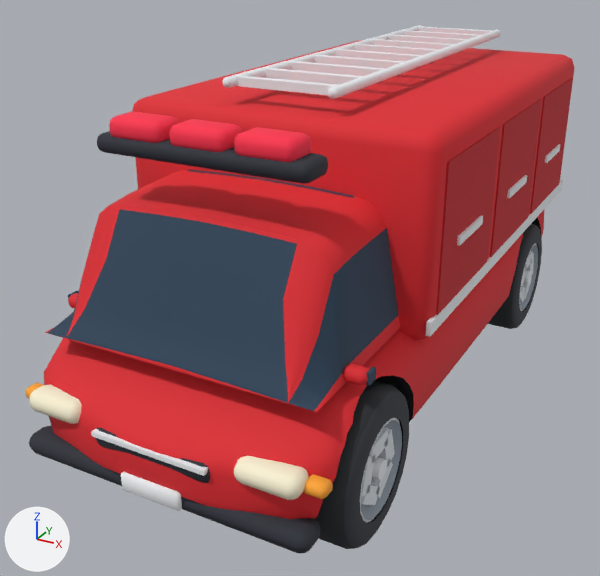
The glTF model public/models/cars/special-firetruck.glb, before and after one commit.
Camera for both pictures: a camera (50 mm lens) standing at (24.24, -4.66, 2.91) and looking at (21.82, -0.27, 0.72). The axes (+X, +Y, +Z) are drawn at lower left. The lights are the same throughout. The picture after the commit comes second. Where no turn or scale is listed for an object, it has been applied to the vertices. Vertices at exactly the same position are counted once.

Objects in the first picture: 'firetruck_mesh'.
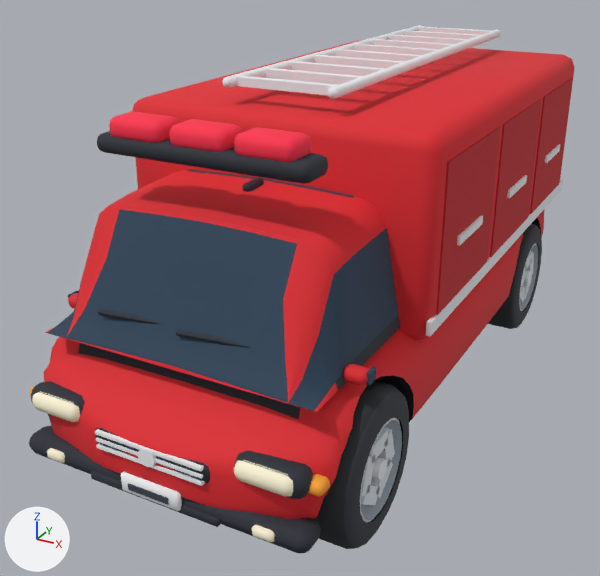
Where the newer file only moved an object's origin or applied its transform, the numbers keep the older frame.

Changed parts and their boxes (x1, y1, x2, y2) in the pictures (600 x 576 px; the box of a moved part takes in the faces that stretch with it):
'firetruck_mesh', reshaped: before (26, 25, 574, 553); after (29, 25, 574, 553)
part 1 of me_firetruck_mesh, added: after (47, 448, 65, 463)
part 2 of me_firetruck_mesh, added: after (252, 524, 275, 543)
part 3 of me_firetruck_mesh, added: after (96, 444, 205, 486)
part 4 of me_firetruck_mesh, added: after (96, 437, 203, 479)
part 5 of me_firetruck_mesh, added: after (95, 429, 204, 471)
part 6 of me_firetruck_mesh, added: after (138, 447, 156, 467)
part 7 of me_firetruck_mesh, added: after (128, 483, 169, 505)
part 8 of me_firetruck_mesh, added: after (243, 177, 264, 192)
part 9 of me_firetruck_mesh, added: after (91, 471, 221, 527)
part 10 of me_firetruck_mesh, moved or reshaped: before (26, 383, 353, 500); after (30, 309, 353, 499)
part 11 of me_firetruck_mesh, recoloured: before (335, 315, 400, 390); after (30, 315, 400, 393)

Edits to the bpy script that builds the scene:
```text
Change me_firetruck_mesh:
    used by ob_firetruck_mesh; location = (22.0, 0.0, 1.075)
    remove me_firetruck_mesh.from_pydata(...)  # 3296 vertices, 6050 faces; spans x -0.97..0.97, y -2.12..2.12, z -1.07..1.07
    add me_firetruck_mesh.from_pydata(...)  # 3807 vertices, 7008 faces; spans x -0.97..0.97, y -2.13..2.15, z -1.08..1.08
    me_firetruck_mesh part 1: the loose piece of 24 vertices spanning x -0.9..-0.78, y -2.01..-1.91, z -0.49..-0.42 is copied, and the copy is scaled about its middle by (1.06, 0.43, 0.895), then moved by (0.21, -0.12, -0.26); it spans x -0.69..-0.57, y -2.11..-2.05, z -0.74..-0.68
    me_firetruck_mesh part 2: the loose piece of 24 vertices spanning x 0.78..0.9, y -2.01..-1.91, z -0.49..-0.42 is copied, and the copy is scaled about its middle by (1.06, 0.43, 0.895), then moved by (-0.21, -0.12, -0.26); it spans x 0.57..0.69, y -2.11..-2.05, z -0.74..-0.68
    me_firetruck_mesh part 3: a new loose piece, a box spanning x -0.316..0.316, y -2.11..-1.98, z -0.543..-0.527, in mat_toy
    me_firetruck_mesh part 4: a new loose piece, a box spanning x -0.316..0.316, y -2.11..-1.98, z -0.503..-0.487, in mat_toy
    me_firetruck_mesh part 5: a new loose piece, a box spanning x -0.316..0.316, y -2.11..-1.98, z -0.463..-0.447, in mat_toy
    me_firetruck_mesh part 6: a new loose piece, a 12-sided cylinder along y spanning x -0.05..0.05, y -2.115..-2.075, z -0.545..-0.445, in mat_toy
    me_firetruck_mesh part 7: a new loose piece, a box spanning x -0.1201..0.1201, y -2.127..-2.1171, z -0.7125..-0.6775, in mat_toy
    me_firetruck_mesh part 8: the loose piece of 56 vertices spanning x -0.16..0.16, y -1.6..-1.4, z 0.86..0.99 is copied, and the copy is scaled about its middle by (0.096, 0.869, 0.485), then moved by (0.0, 0.4, -0.34); it spans x -0.03..0.03, y -1.18..-1.02, z 0.55..0.61
    me_firetruck_mesh part 9: a new loose piece of 24 vertices spanning x -0.39..0.39, y -2.11..-2.05, z -0.76..-0.72, in mat_toy
    me_firetruck_mesh part 10: 71 vertices moved from x -0.8..0.88, y -2.09..2.05, z -0.5..-0.29 to x -0.86..0.82, y -2.08..2.05, z -0.51..-0.29; 193 vertices removed from x -0.9..0.9, y -2.12..2.1, z -0.78..-0.28; 444 vertices added at x -0.89..0.89, y -2.1..2.1, z -0.8..0.06
    me_firetruck_mesh part 11: 43 kept faces spanning x -0.86..0.8, y -2.04..-0.88, z -0.51..-0.05 get new vertex colours; the middle colour goes from red #e0262e to dark grey #2a2e38
    other edits to the shape of me_firetruck_mesh do not show in these pictures
```
